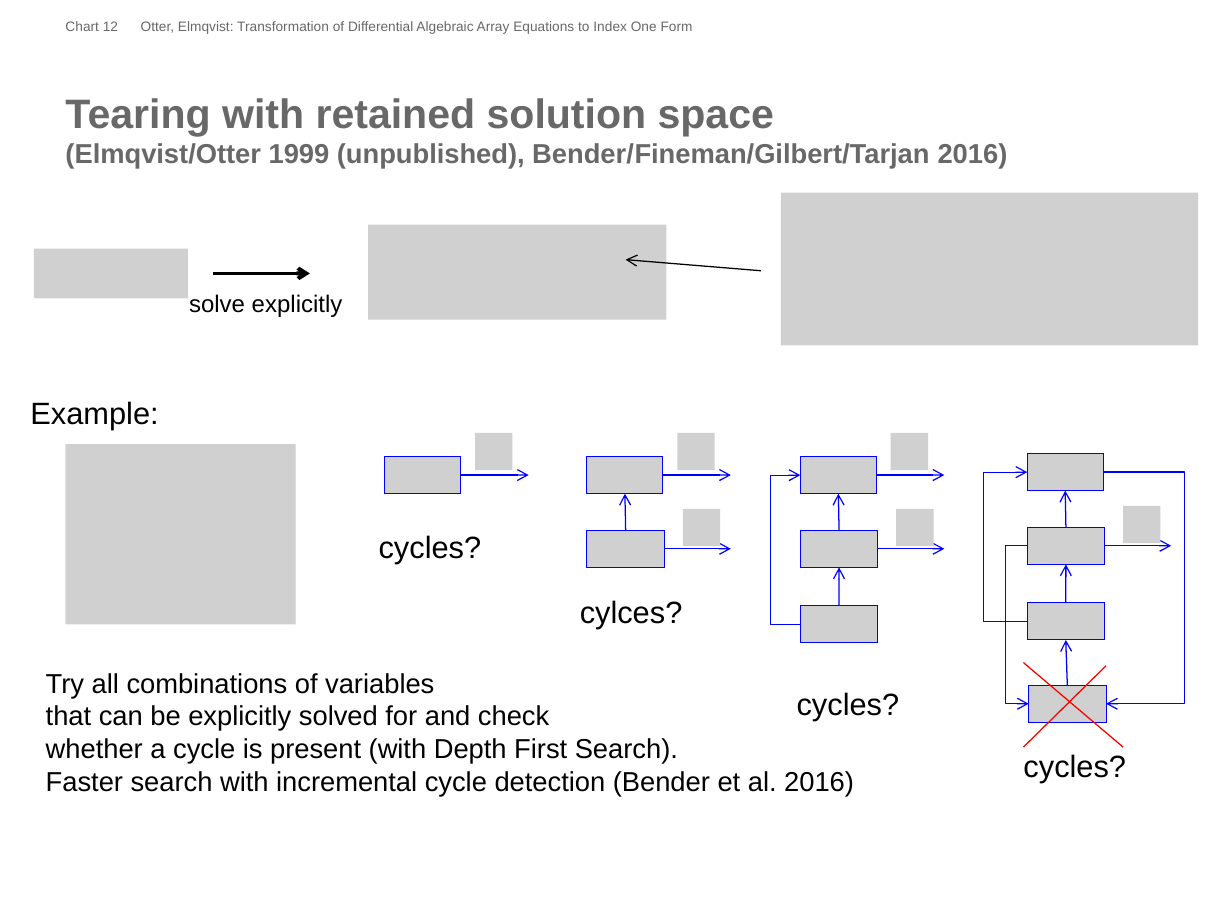
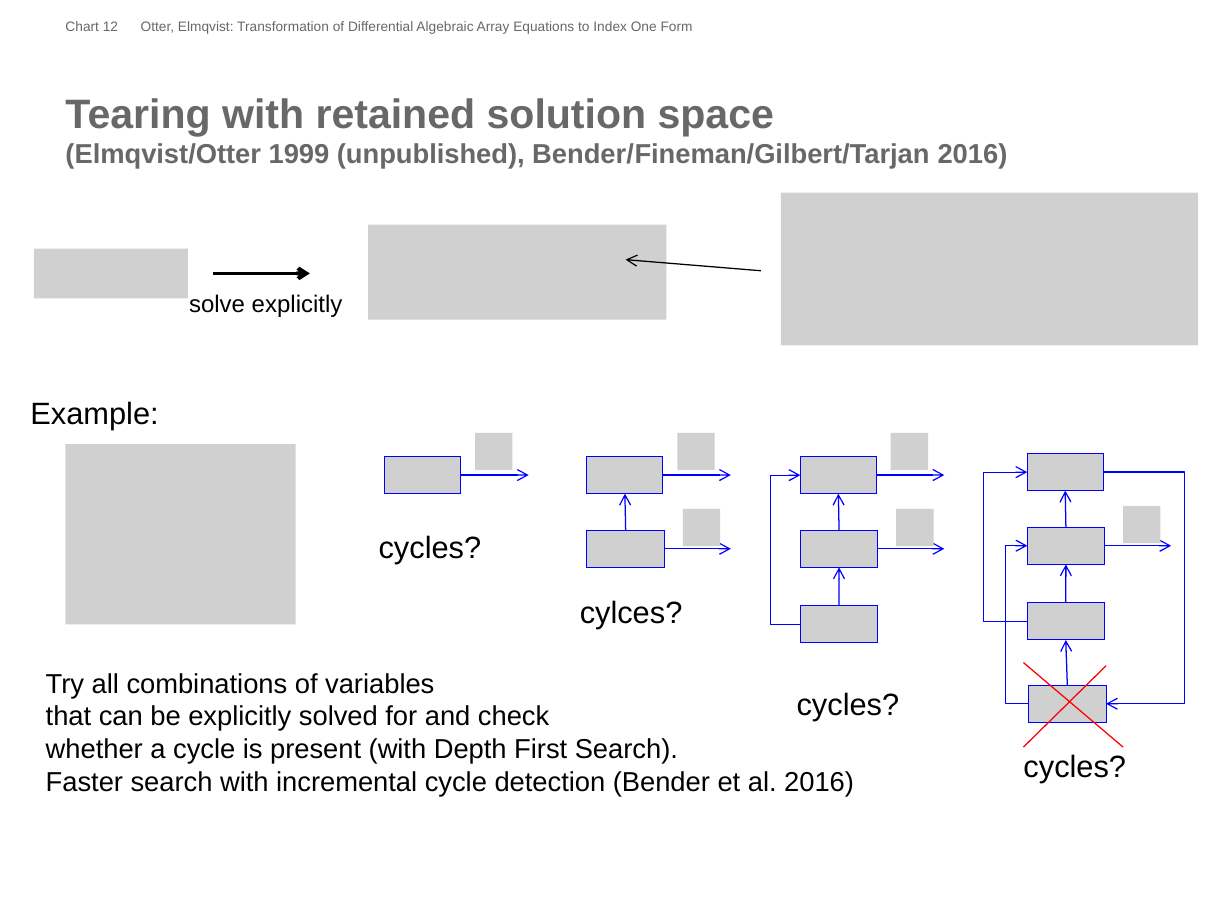
Before and after one commit to ModiaSim/Modia.jl, a slide deck: slide 12 of docs/slides/Modelica2017-DAAE-Transformation.pptx. Drawn at 1232x924 pixels with LibreOffice and Linux fonts; fonts in the diff are those of the drawing; grey boxes stand for pictures; background and template pictures are left out. Boxes give left, top, right and bottom in pixels: in the first picture for what was removed or moved away, otherwise in the second. Text is boxed around its words. In the diff, an @@ line names an element or a change of style, - is before the commit and + after.

Commit message:
Wrong arrow direction in slides corrected

```diff
--- a/docs/slides/Modelica2017-DAAE-Transformation.pptx
+++ b/docs/slides/Modelica2017-DAAE-Transformation.pptx
@@ elbow arrow (1027, 546) - (1029, 703): arrowheads changed @@
```
Also in this commit, not shown: 1 other file.
